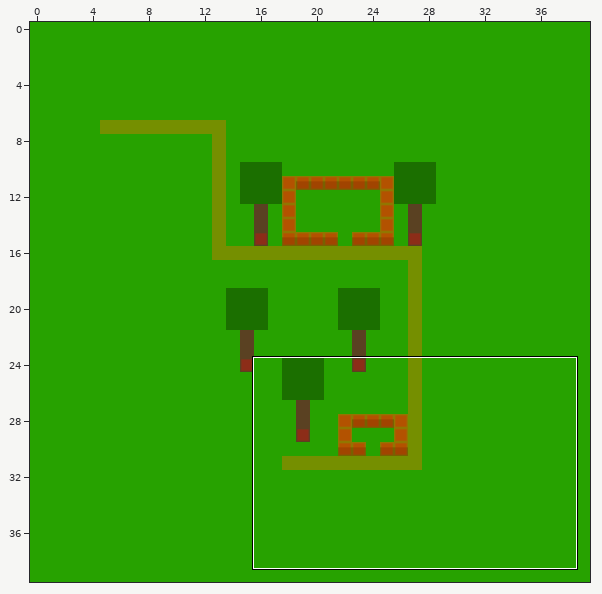
Tiled map: data/scene/blocton.tmx. Above, an overview of the earlier version with the close-up marked.
Close-up. As it was:
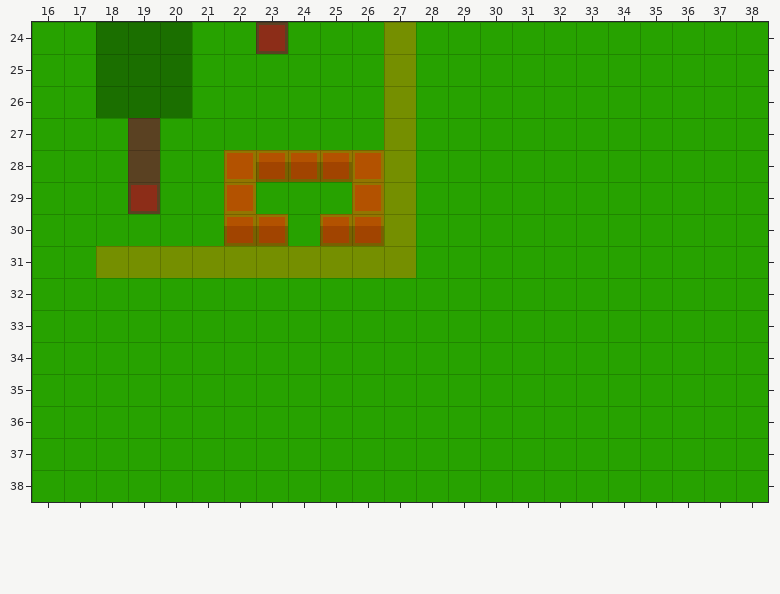
Cells are 32x32 px. Shown: x 16..38, y 24..38. Tiles whose own drawing changed are shown in their newer look in all pictures.
And afterwards:
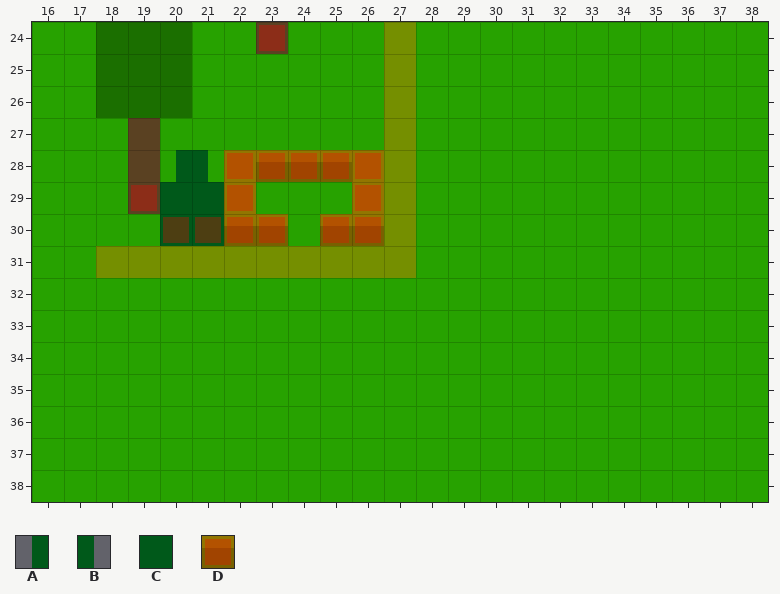
Key: from "bloctiles": A 21, B 22, C 33, D 47.
_ is an empty cell.
See-through tiles are keyed as they look on the map.
The commit says: modified map and fixed the tilesheet bloctiles.png
From old to new:
Layer "middle":
Tile C is added in row 30 at x 20 to 21.
Layer "top":
Tile A is added in row 28 at x 20.
Tile B is added in row 28 at x 21.
Tile C is added in row 29 at x 20 to 21.
Layer "collide":
Tile D is added in row 30 at x 20 to 21.
Where, in picture pixels (left, top, right, bottom), the same in both close-ups:
added: (160, 150, 224, 246)
